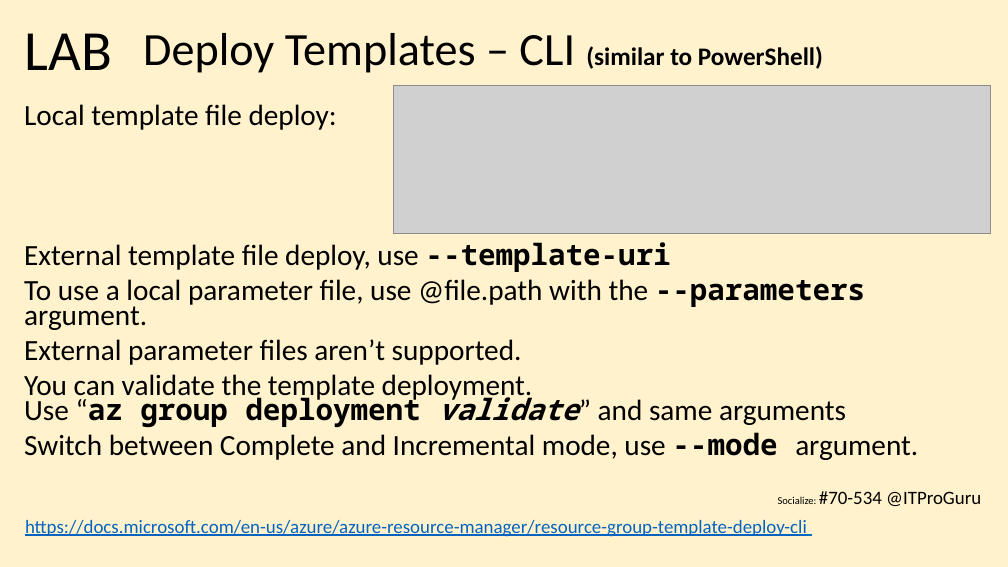
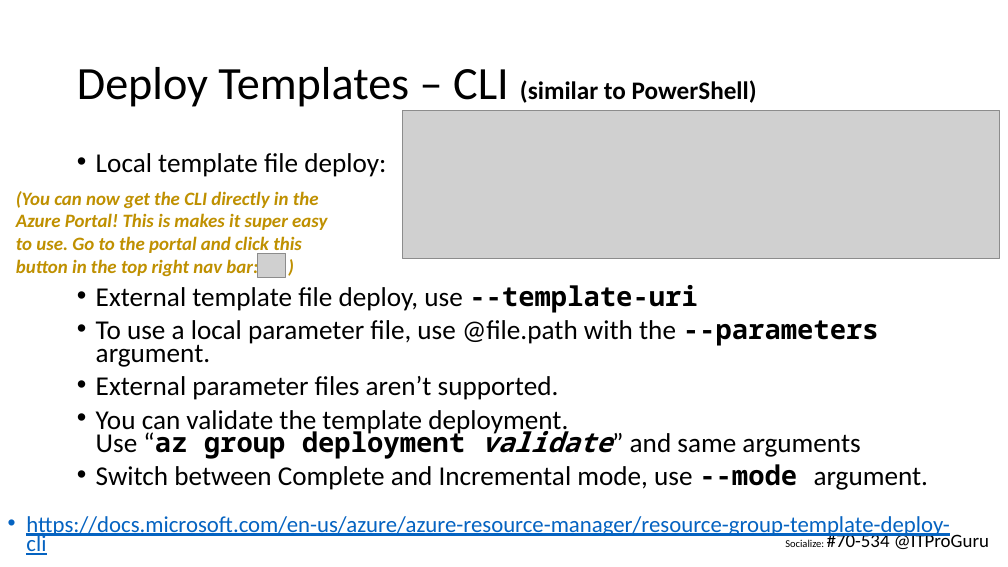
Before and after one commit to michaelsrichter/70534ExamPrep, a slide deck: slide 46 of Decks/70-534_NYC_Compute_Arch_Final.pptx. Drawn at 1008x567 pixels with LibreOffice and Linux fonts; fonts in the diff are those of the drawing; grey boxes stand for pictures. Boxes give left, top, right and bottom in pixels: in the first picture for what was removed or moved away, otherwise in the second. Text is boxed around its words. In the diff, an @@ line names an element or a change of style, - is before the commit and + after.

Commit message:
Updated decks

```diff
--- a/Decks/70-534_NYC_Compute_Arch_Final.pptx
+++ b/Decks/70-534_NYC_Compute_Arch_Final.pptx
@@ background #FFF2CC to #FFFFFF @@
@@ text removed at box(25, 33, 112, 70) @@
-LAB
@@ title "Deploy Templates – CLI (similar ..." rewrapped from box(143, 33, 823, 73) to box(77, 67, 757, 111) @@
@@ picture: place and size @@
-picture at box(393, 85, 991, 234)
+picture at box(402, 110, 1000, 259)
@@ text "Local template file deploy:": place and size @@
-text "Local template file deploy:" at box(24, 104, 918, 460)
+text "Local template file deploy:" at box(96, 153, 928, 490)
@@ text "Local template file deploy:" at box(96, 153, 928, 490): size 27.9 to 25.9 pt; bullet none to • @@
@@ text added at box(16, 191, 327, 278), 18 pt, text #BF9000, bold, italic @@
+(You can now get the CLI directly in the Azure Portal! This is makes it super easy to use. Go to the portal and click this button in the top right nav bar: )
@@ picture added at box(258, 253, 286, 278) @@
@@ text "https://docs.microsoft.com/en-us/azure/azure-resource-manage ..." at box(26, 516, 949, 555): size 18 to 21.7 pt; bullet none to •; line spacing 0.9 to 0.7 @@
@@ text "Socialize: #70-534 @ITProGuru": place and size @@
-text "Socialize: #70-534 @ITProGuru" at box(778, 491, 981, 506)
+text "Socialize: #70-534 @ITProGuru" at box(785, 531, 989, 549)
```
Also in this commit, not shown: 26 other slides changed.
